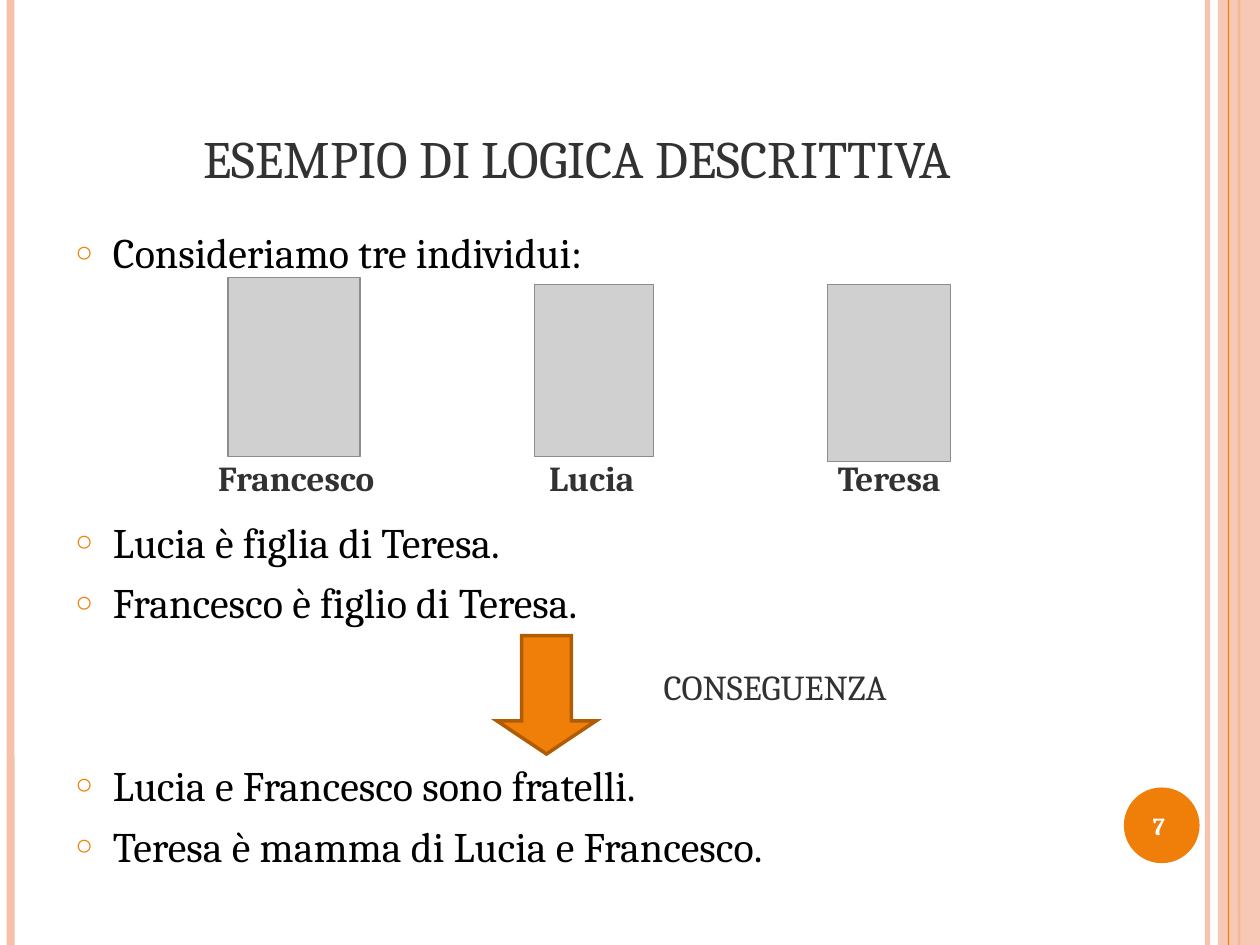
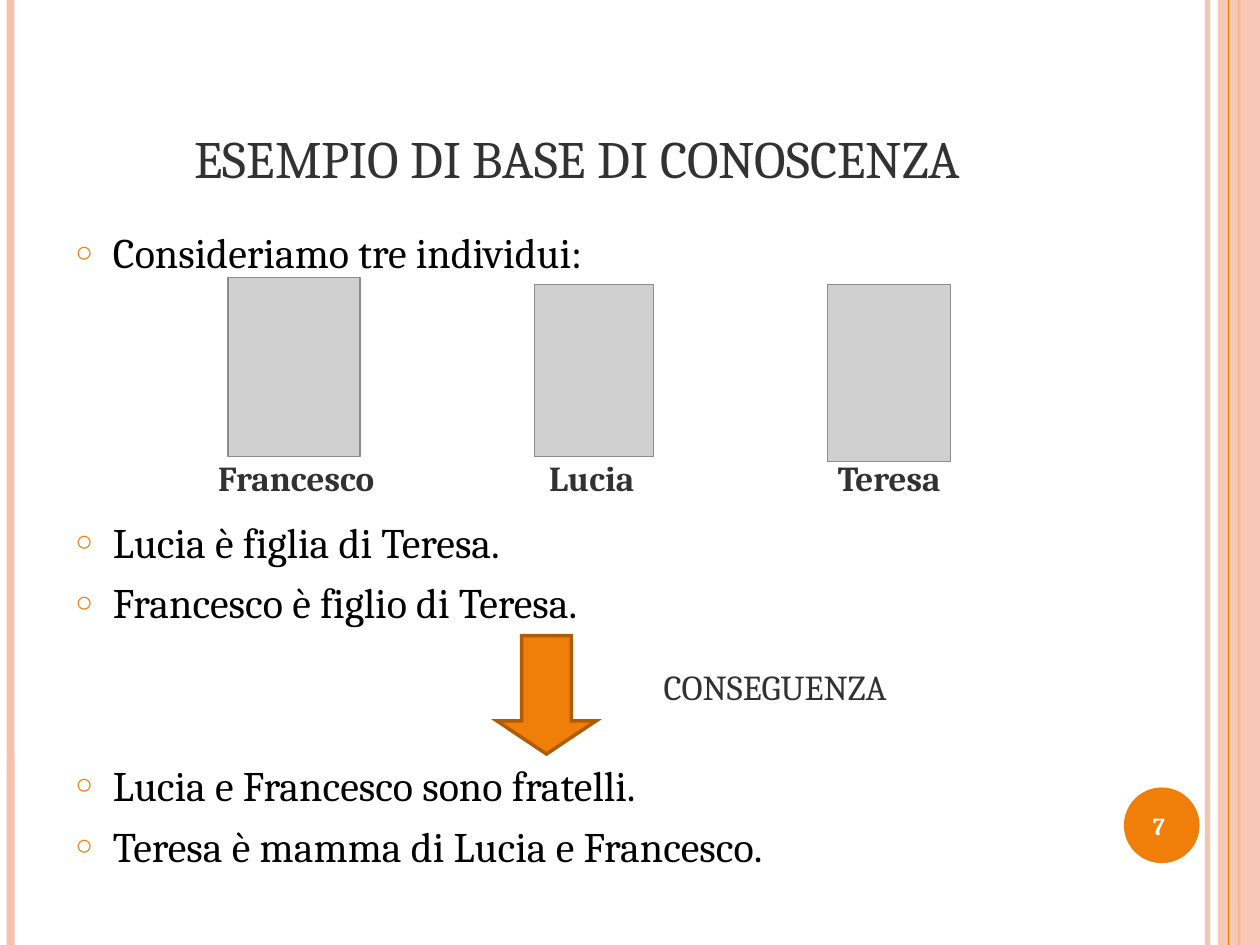
Before and after one commit to opendatahacklab/cityservices, a slide deck: slide 7 of thesis/Presentazione_Tesi.odp. Drawn at 1260x945 pixels with LibreOffice and Linux fonts; fonts in the diff are those of the drawing; grey boxes stand for pictures. Boxes give left, top, right and bottom in pixels: in the first picture for what was removed or moved away, otherwise in the second. Text is boxed around its words. In the diff, an @@ line names an element or a change of style, - is before the commit and + after.

```diff
--- a/thesis/Presentazione_Tesi.odp
+++ b/thesis/Presentazione_Tesi.odp
@@ title at <box>195,142,960,179</box>: text changed @@
-ESEMPIO DI LOGICA DESCRITTIVA
+ESEMPIO DI BASE DI CONOSCENZA
```
Also in this commit, not shown: 4 other slides changed, 1 other file.
